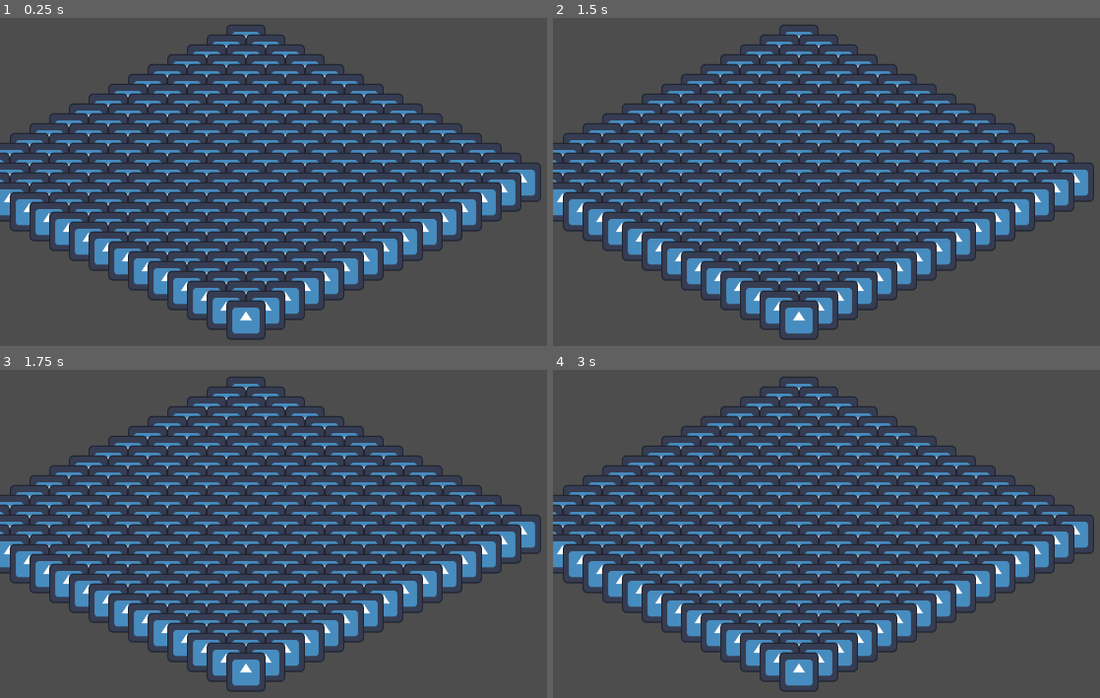
Above: before the commit, frames 1-4 (two rows, left to right).
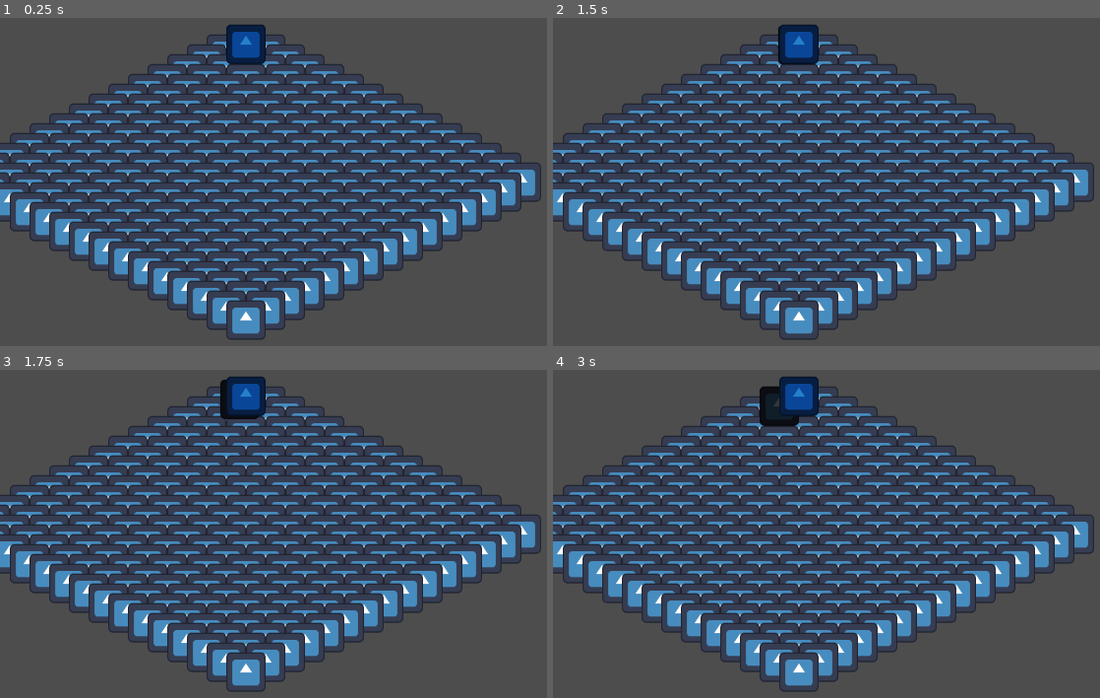
Above: after the commit, the same moments.

Repository: CiaranWoodward/LD57
Game: Godot game, scene res://Level/Game.tscn
Same seed, same stepped clock (60 frames per second), same inputs: the game is played once before the commit and once after it. The engine's default icon, where the game draws it, is replaced by a stand-in: a white triangle on a blue panel in a dark square.
Inputs (mouse positions are in pixels of both pictures, inside the frame that each line leads up to):
- Up to frame 1 (0.25 s): no input
- Up to frame 2 (1.5 s): tap Enter at 0.5 s; move the mouse to (799, 44) at 0.52 s; click (799, 44) at 0.67 s; tap Space at 1.25 s; move the mouse to (777, 54) at 1.27 s; click (777, 54) at 1.42 s
- Up to frame 3 (1.75 s): no input
- Up to frame 4 (3 s): move the mouse to (760, 415) at 2.02 s; click (760, 415) at 2.17 s; tap Enter at 2.75 s; move the mouse to (738, 425) at 2.77 s; click (738, 425) at 2.92 s

The runs differ from the first frame. In frame 1, 0.9% of the frame differs, in the area x 41-49%, y 2-15%; in frame 2, 0.9%; in frame 3, 1.0%; in frame 4, 1.4%, in the area x 37-49%, y 2-18%.

Commit message:
Refactor player spawning and entity texture handling
Replace direct entity property assignments with scene instantiation for player types in GameController. Remove unused texture setting functions from Entity and IsometricTile classes to streamline code. Update ScoutPlayer to correctly call the parent method for path movement.

Diff:
--- a/Level/Entity.gd
+++ b/Level/Entity.gd
@@ -141,18 +141,6 @@
 
 	# Update tile state
 	tile.place_entity(self)
-
-# Set texture for the entity
-func set_texture(texture: Texture2D):
-	print("Entity: " + entity_name + " setting texture")
-	var sprite = get_node_or_null("Sprite2D")
-	if not sprite:
-		print("Entity: " + entity_name + " creating Sprite2D node")
-		sprite = Sprite2D.new()
-		sprite.name = "Sprite2D"
-		add_child(sprite)
-
-	#sprite.texture = texture
 
 # Update the facing direction based on movement
 func update_facing_direction(direction: Vector2):
--- a/Level/GameController.gd
+++ b/Level/GameController.gd
@@ -1,3 +1,4 @@
+class_name GameController
 extends Node
 
 # References to game nodes
@@ -225,33 +226,26 @@
 # Spawn a player entity on the map
 func spawn_player(grid_pos, player_type: String):
 	print("GameController: Spawning player of type " + player_type + " at " + str(grid_pos))
-	var entity = load("res://Players/PlayerEntity.gd").new()
-
-	# Configure player based on type
+	var entity
+
+	# Instantiate the appropriate player scene based on type
 	match player_type.to_lower():
 		"heavy":
-			entity.entity_name = "Heavy"
-			entity.max_health = 15
-			entity.current_health = 15
-			entity.move_speed = 0.8
+			entity = load("res://Players/HeavyPlayer.tscn").instantiate()
 
 		"support":
-			entity.entity_name = "Support"
-			entity.max_health = 10
-			entity.current_health = 10
-			entity.move_speed = 1.0
+			entity = load("res://Players/SupportPlayer.tscn").instantiate()
 
 		"scout":
-			entity.entity_name = "Scout"
-			entity.max_health = 8
-			entity.current_health = 8
-			entity.move_speed = 1.5
+			entity = load("res://Players/ScoutPlayer.tscn").instantiate()
 
 		"medic":
-			entity.entity_name = "Medic"
-			entity.max_health = 12
-			entity.current_health = 12
-			entity.move_speed = 1.0
+			entity = load("res://Players/MedicPlayer.tscn").instantiate()
+
+		_:
+			# Fallback to generic player if type not recognized
+			push_error("GameController: Unknown player type: " + player_type)
+			return null
 
 	# Set the map reference
 	entity.isometric_map = isometric_map
@@ -277,15 +271,12 @@
 	return entity
 
 # Spawn an enemy on the map
-func spawn_enemy(grid_pos, enemy_type_id, texture = null):
+func spawn_enemy(grid_pos, enemy_type_id):
 	print("GameController: Spawning enemy of type " + str(enemy_type_id) + " at " + str(grid_pos))
 	var entity = load("res://Level/EnemyEntity.gd").new()
 
 	# Configure enemy
 	entity.set_enemy_type(enemy_type_id)
-
-	if texture:
-		entity.set_texture(texture)
 
 	# Set the map reference
 	entity.isometric_map = isometric_map
--- a/Level/IsometricTile.gd
+++ b/Level/IsometricTile.gd
@@ -24,16 +24,6 @@
 			area.connect("input_event", Callable(self, "_on_area_input_event"))
 	else:
 		push_warning("IsometricTile: No Area2D found for tile at " + str(grid_position))
-
-# Set up tile texture
-func set_texture(texture: Texture2D):
-
-	var sprite = get_node_or_null("Sprite2D")
-	if sprite:
-#		sprite.texture = texture
-		pass
-	else:
-		push_warning("IsometricTile: No Sprite2D found for tile at " + str(grid_position))
 
 # Highlight tile (used for selection or movement range display)
 func highlight(highlight: bool = true):
--- /dev/null
+++ b/Players/HeavyPlayer.tscn
@@ -0,0 +1,11 @@
+[gd_scene load_steps=3 format=3 uid="uid://cxqxbsg5imf4d"]
+
+[ext_resource type="Script" uid="uid://cux57ein80ay8" path="res://Players/HeavyPlayer.gd" id="1_y6ulq"]
+[ext_resource type="Texture2D" uid="uid://b70w55lxjudji" path="res://icon.svg" id="2_ux8rl"]
+
+[node name="HeavyPlayer" type="Node2D"]
+script = ExtResource("1_y6ulq")
+
+[node name="Sprite2D" type="Sprite2D" parent="."]
+self_modulate = Color(0.215902, 0.215902, 0.215902, 1)
+texture = ExtResource("2_ux8rl")
--- /dev/null
+++ b/Players/MedicPlayer.tscn
@@ -0,0 +1,11 @@
+[gd_scene load_steps=3 format=3 uid="uid://cx1f65la88ipk"]
+
+[ext_resource type="Script" uid="uid://dv3gno8hqdw6k" path="res://Players/MedicPlayer.gd" id="1_5yqom"]
+[ext_resource type="Texture2D" uid="uid://b70w55lxjudji" path="res://icon.svg" id="2_73yr7"]
+
+[node name="MedicPlayer" type="Node2D"]
+script = ExtResource("1_5yqom")
+
+[node name="Sprite2D" type="Sprite2D" parent="."]
+self_modulate = Color(0.227944, 0.427787, 0.175625, 1)
+texture = ExtResource("2_73yr7")
--- a/Players/ScoutPlayer.gd
+++ b/Players/ScoutPlayer.gd
@@ -67,7 +67,7 @@
 	var original_path_size = path.size()
 
 	# Call parent implementation from Entity (skip PlayerEntity)
-	Entity.move_along_path(self, delta)
+	super.move_along_path(delta)
 
 	# If we completed a step, consume action points with 25% chance of no cost
 	if path.size() < original_path_size and original_path_size > 0:
--- /dev/null
+++ b/Players/ScoutPlayer.tscn
@@ -0,0 +1,11 @@
+[gd_scene load_steps=3 format=3 uid="uid://cbkvvc0s2okhl"]
+
+[ext_resource type="Script" uid="uid://drkvdj5dsvaic" path="res://Players/ScoutPlayer.gd" id="1_1vdjo"]
+[ext_resource type="Texture2D" uid="uid://b70w55lxjudji" path="res://icon.svg" id="2_4eih1"]
+
+[node name="ScoutPlayer" type="Node2D"]
+script = ExtResource("1_1vdjo")
+
+[node name="Sprite2D" type="Sprite2D" parent="."]
+self_modulate = Color(0.149808, 0.49662, 0.796823, 1)
+texture = ExtResource("2_4eih1")
--- /dev/null
+++ b/Players/SupportPlayer.tscn
@@ -0,0 +1,11 @@
+[gd_scene load_steps=3 format=3 uid="uid://dqhwjwvwmpuxx"]
+
+[ext_resource type="Script" uid="uid://bic1kr3ebyojg" path="res://Players/SupportPlayer.gd" id="1_kjl4p"]
+[ext_resource type="Texture2D" uid="uid://b70w55lxjudji" path="res://icon.svg" id="2_wfvkd"]
+
+[node name="SupportPlayer" type="Node2D"]
+script = ExtResource("1_kjl4p")
+
+[node name="Sprite2D" type="Sprite2D" parent="."]
+self_modulate = Color(0.979029, 0.132584, 1, 1)
+texture = ExtResource("2_wfvkd")
